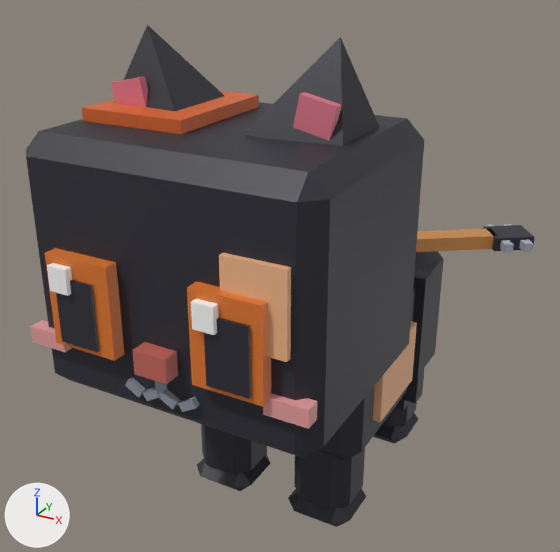
Two versions of the FBX model assets/cat-cafe/exports/CatCafe_Cat_Tortie.fbx, one commit apart.
Camera for both pictures: a camera (50 mm lens) standing at (0.0126, -0.0249, 0.0211) and looking at (-0.0006, -0.001, 0.0092). Arrows for +X, +Y and +Z are at lower left; the lights stay in place. The picture after the commit comes second. Where no turn or scale is listed for an object, it has been applied to the vertices.

The first picture shows 'CatCafe_Cat_Tortie_Body', 'CatCafe_Cat_Tortie_EarL', 'CatCafe_Cat_Tortie_EarR', 'CatCafe_Cat_Tortie_Eye1', 'CatCafe_Cat_Tortie_Eye2', 'CatCafe_Cat_Tortie_Head', 'CatCafe_Cat_Tortie_LegB1', 'CatCafe_Cat_Tortie_LegF1', 'CatCafe_Cat_Tortie_LegF2', 'CatCafe_Cat_Tortie_Prop'.
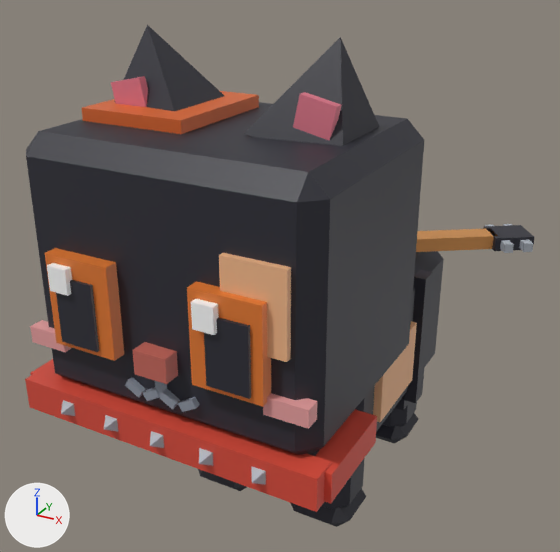
The change, as a list of edits to the scene's bpy script:
```text
Add me_catcafe_cat_tortie_prop2:
    me_catcafe_cat_tortie_prop2.from_pydata(...)  # 49 vertices, 43 faces; spans x -0.00555..0.00555, y -0.00702..-0.003, z -0.00177..-0.00067
    me_catcafe_cat_tortie_prop2.materials.append(mat_catcafe_palette)
Add ob_catcafe_cat_tortie_prop2:
    ob_catcafe_cat_tortie_prop2 = bpy.data.objects.new('CatCafe_Cat_Tortie_Prop2', me_catcafe_cat_tortie_prop2)
    ob_catcafe_cat_tortie_prop2.location = (0.0, -0.003, 0.0085)
```

Location of each change, [x1, y1, x2, y2] in pixels of the pictures (560 x 552 px):
'CatCafe_Cat_Tortie_Prop2', added (red): after [25, 359, 377, 512]
'CatCafe_Cat_Tortie_LegF1', unchanged, covered by the edit: before [288, 448, 366, 527]; after [291, 450, 366, 527]
'CatCafe_Cat_Tortie_LegF2', unchanged, covered by the edit: before [197, 424, 271, 491]; after [198, 469, 247, 491]
